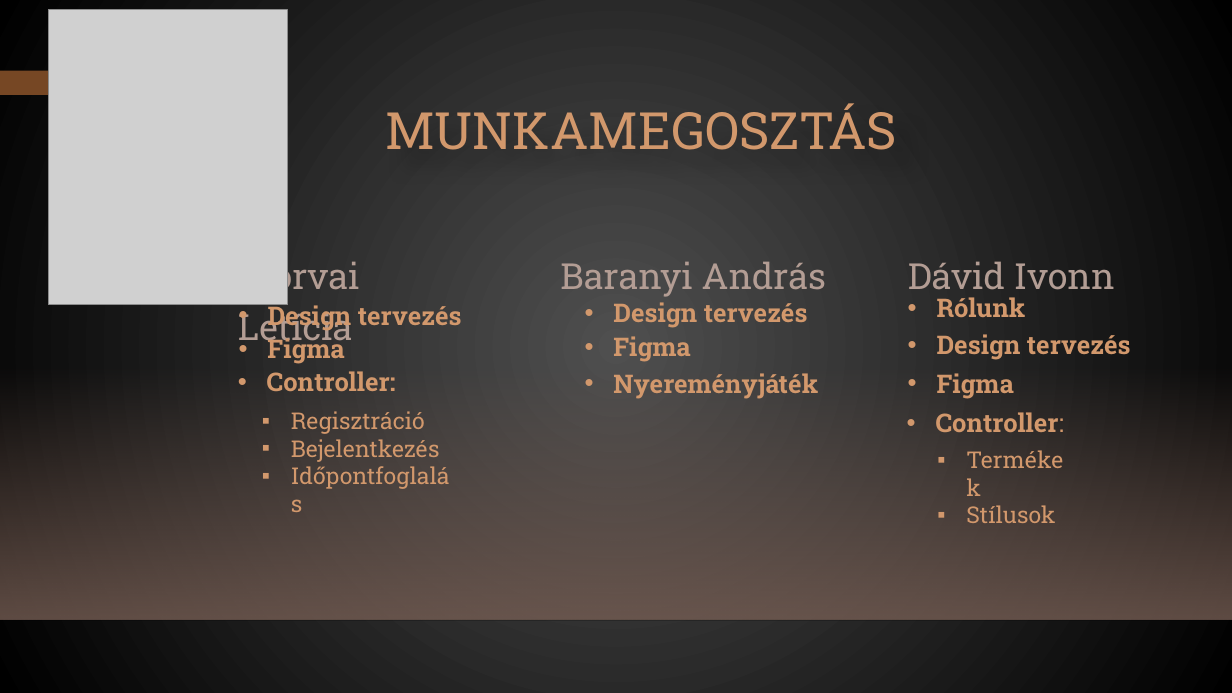
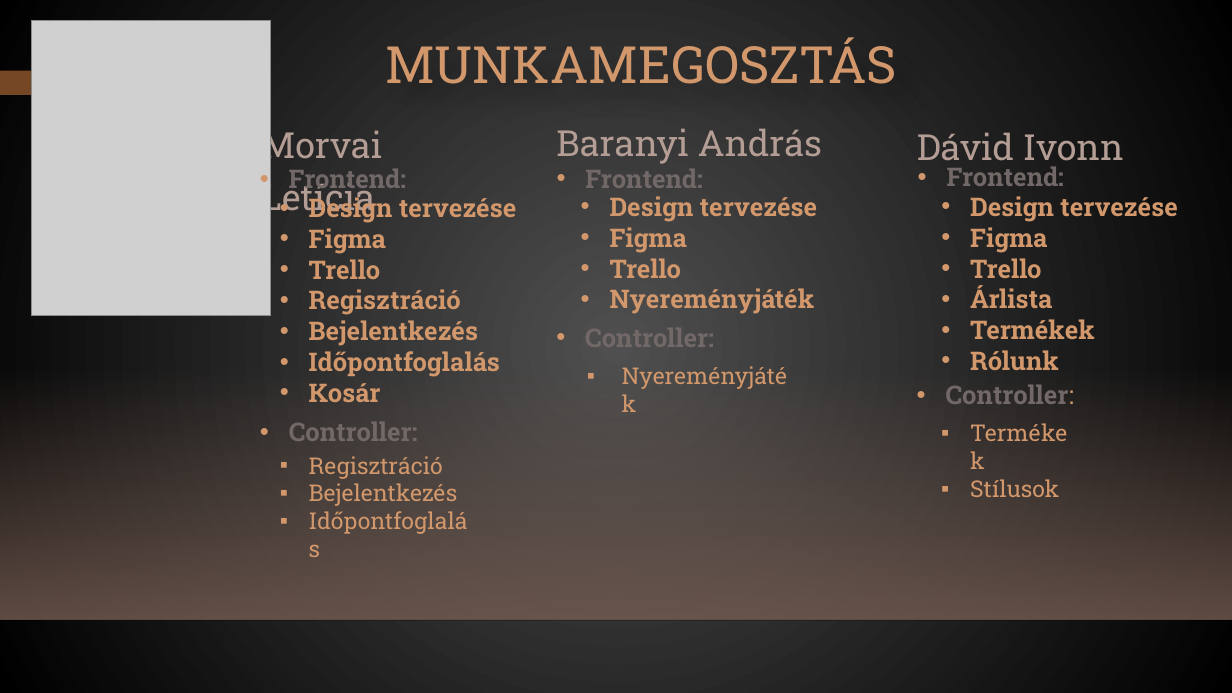
Before and after one commit to DavidIvonn/Bil-Barberz, a slide deck: slide 9 of BIL Barberz.pptx. Drawn at 1232x693 pixels with LibreOffice and Linux fonts; fonts in the diff are those of the drawing; grey boxes stand for pictures; background and template pictures are left out. Boxes give left, top, right and bottom in pixels: in the first picture for what was removed or moved away, otherwise in the second. Text is boxed around its words. In the diff, an @@ line names an element or a change of style, - is before the commit and + after.

```diff
--- a/BIL Barberz.pptx
+++ b/BIL Barberz.pptx
@@ picture: place and size @@
-picture at box(49, 10, 288, 305)
+picture at box(31, 20, 271, 315)
@@ title "MUNKAMEGOSZTÁS": place and size @@
-title "MUNKAMEGOSZTÁS" at box(385, 103, 896, 150)
+title "MUNKAMEGOSZTÁS" at box(385, 37, 896, 84)
@@ text "Morvai Letícia": place and size @@
-text "Morvai Letícia" at box(238, 256, 360, 349)
+text "Morvai Letícia" at box(261, 125, 383, 219)
@@ text "Baranyi András": place and size @@
-text "Baranyi András" at box(560, 261, 826, 297)
+text "Baranyi András" at box(556, 128, 822, 164)
@@ text "Dávid Ivonn": place and size @@
-text "Dávid Ivonn" at box(908, 261, 1115, 298)
+text "Dávid Ivonn" at box(917, 132, 1124, 169)
@@ text added at box(289, 169, 406, 195), 20 pt, text #726868, bold @@
+• Frontend:
@@ text added at box(585, 169, 702, 188), 20 pt, text #726868, bold @@
+• Frontend:
@@ text added at box(947, 166, 1064, 186), 20 pt, text #726868, bold @@
+• Frontend:
@@ text added at box(309, 194, 517, 506), 20 pt, text #D2986C, bold @@
+• Design tervezése
+• Figma
+• Trello
+• Regisztráció
+• Bejelentkezés
+• Időpontfoglalás
+• Kosár
@@ text added at box(610, 196, 818, 278), 20 pt, text #D2986C, bold @@
+• Design tervezése
+• Figma
+• Trello
+• Nyereményjáték
@@ text added at box(970, 196, 1178, 370), 20 pt, text #D2986C, bold @@
+• Design tervezése
+• Figma
+• Trello
+• Árlista
+• Termékek
+• Rólunk
@@ text "Regisztráció" rewrapped from box(291, 411, 440, 462) to box(309, 289, 500, 377) @@
@@ text "Nyereményjáték" at box(610, 288, 815, 314): size 20 to 18 pt, bold off; bullet • to ▪ @@
@@ text removed at box(937, 297, 1026, 317) @@
-• Rólunk
@@ text removed at box(268, 301, 462, 331) @@
-• Design tervezés
@@ text added at box(585, 320, 714, 354), 20 pt, text #726868, bold @@
+• Controller:
@@ text removed at box(613, 302, 808, 328) @@
-• Design tervezés
@@ text "Termékek" rewrapped from box(966, 505, 1055, 523) to box(970, 319, 1095, 497) @@
@@ text removed at box(267, 335, 344, 364) @@
-• Figma
@@ text removed at box(613, 336, 690, 362) @@
-• Figma
@@ text removed at box(937, 334, 1131, 360) @@
-• Design tervezés
@@ text "Controller:": place and size @@
-text "Controller:" at box(936, 412, 1064, 432)
+text "Controller:" at box(946, 385, 1074, 404)
@@ text "Controller:" at box(946, 385, 1074, 404): text colour #D2986C to #726868 @@
@@ text removed at box(937, 373, 1014, 399) @@
-• Figma
@@ text "Controller:" at box(289, 422, 418, 441): text colour #D2986C to #726868 @@
@@ text "Controller:": place and size @@
-text "Controller:" at box(267, 371, 396, 391)
+text "Controller:" at box(289, 422, 418, 441)
```
Also in this commit, not shown: 5 other slides changed.
